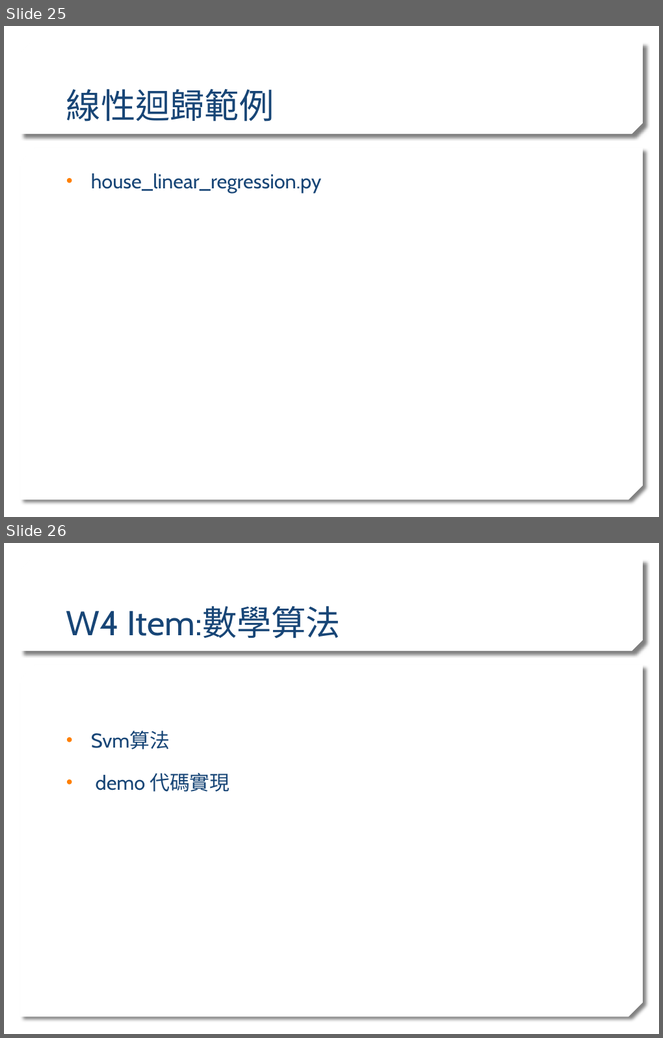
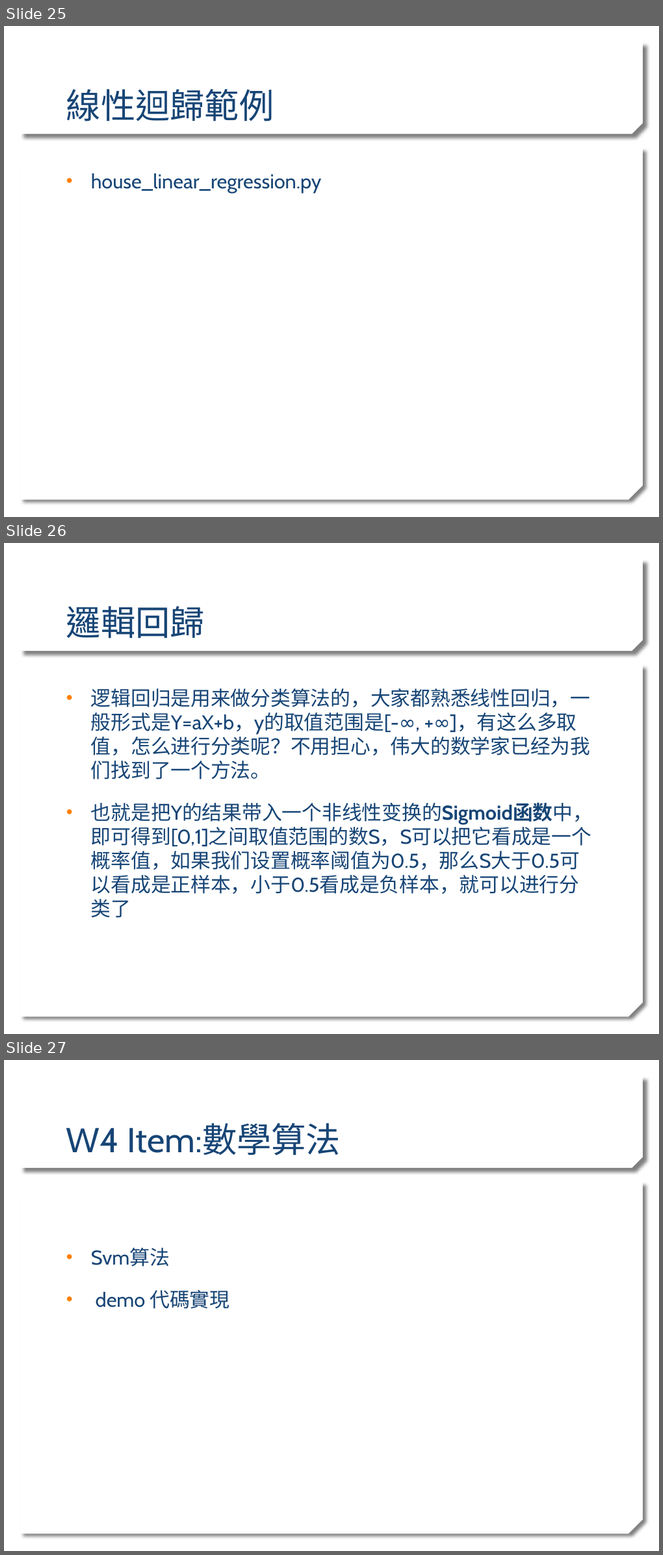
Before and after one commit to stereo720712/2020_Learn_practice_Machine_Learning, a slide deck: ml traing sean_detail.pptx. Shown one above the other, each under a label of ours: slides 25 and 26 before the commit, slides 25, 26 and 27 after it. The pictures are 663x1038 and 663x1555 pixels, drawn with LibreOffice and Linux fonts; fonts in the diff are those of the drawing; background and template pictures are left out. Boxes give left, top, right and bottom in pixels: in the first picture for what was removed or moved away, otherwise in the second. Text is boxed around its words. In the diff, an @@ line names an element or a change of style, - is before the commit and + after.

```diff
--- a/ml traing sean_detail.pptx
+++ b/ml traing sean_detail.pptx
@@ slide 26 added at [4, 543, 659, 1034], background picture (left out); not listed: 2 template elements that a slide beside it also shows @@
@@ title added at [66, 606, 205, 639], 38 pt, text #174576 @@
+邏輯回歸
@@ text added at [91, 689, 593, 918], 22 pt, text #174576 @@
+• 逻辑回归是用来做分类算法的，大家都熟悉线性回归，一般形式是Y=aX+b，y的取值范围是[-∞, +∞]，有这么多取值，怎么进行分类呢？不用担心，伟大的数学家已经为我们找到了一个方法。
+• 也就是把Y的结果带入一个非线性变换的Sigmoid函数中，即可得到[0,1]之间取值范围的数S，S可以把它看成是一个概率值，如果我们设置概率阈值为0.5，那么S大于0.5可以看成是正样本，小于0.5看成是负样本，就可以进行分类了
@@ what was slide 26 is now slide 27 @@
```
Also in this commit, not shown: 3 slides changed, 2 other files.
